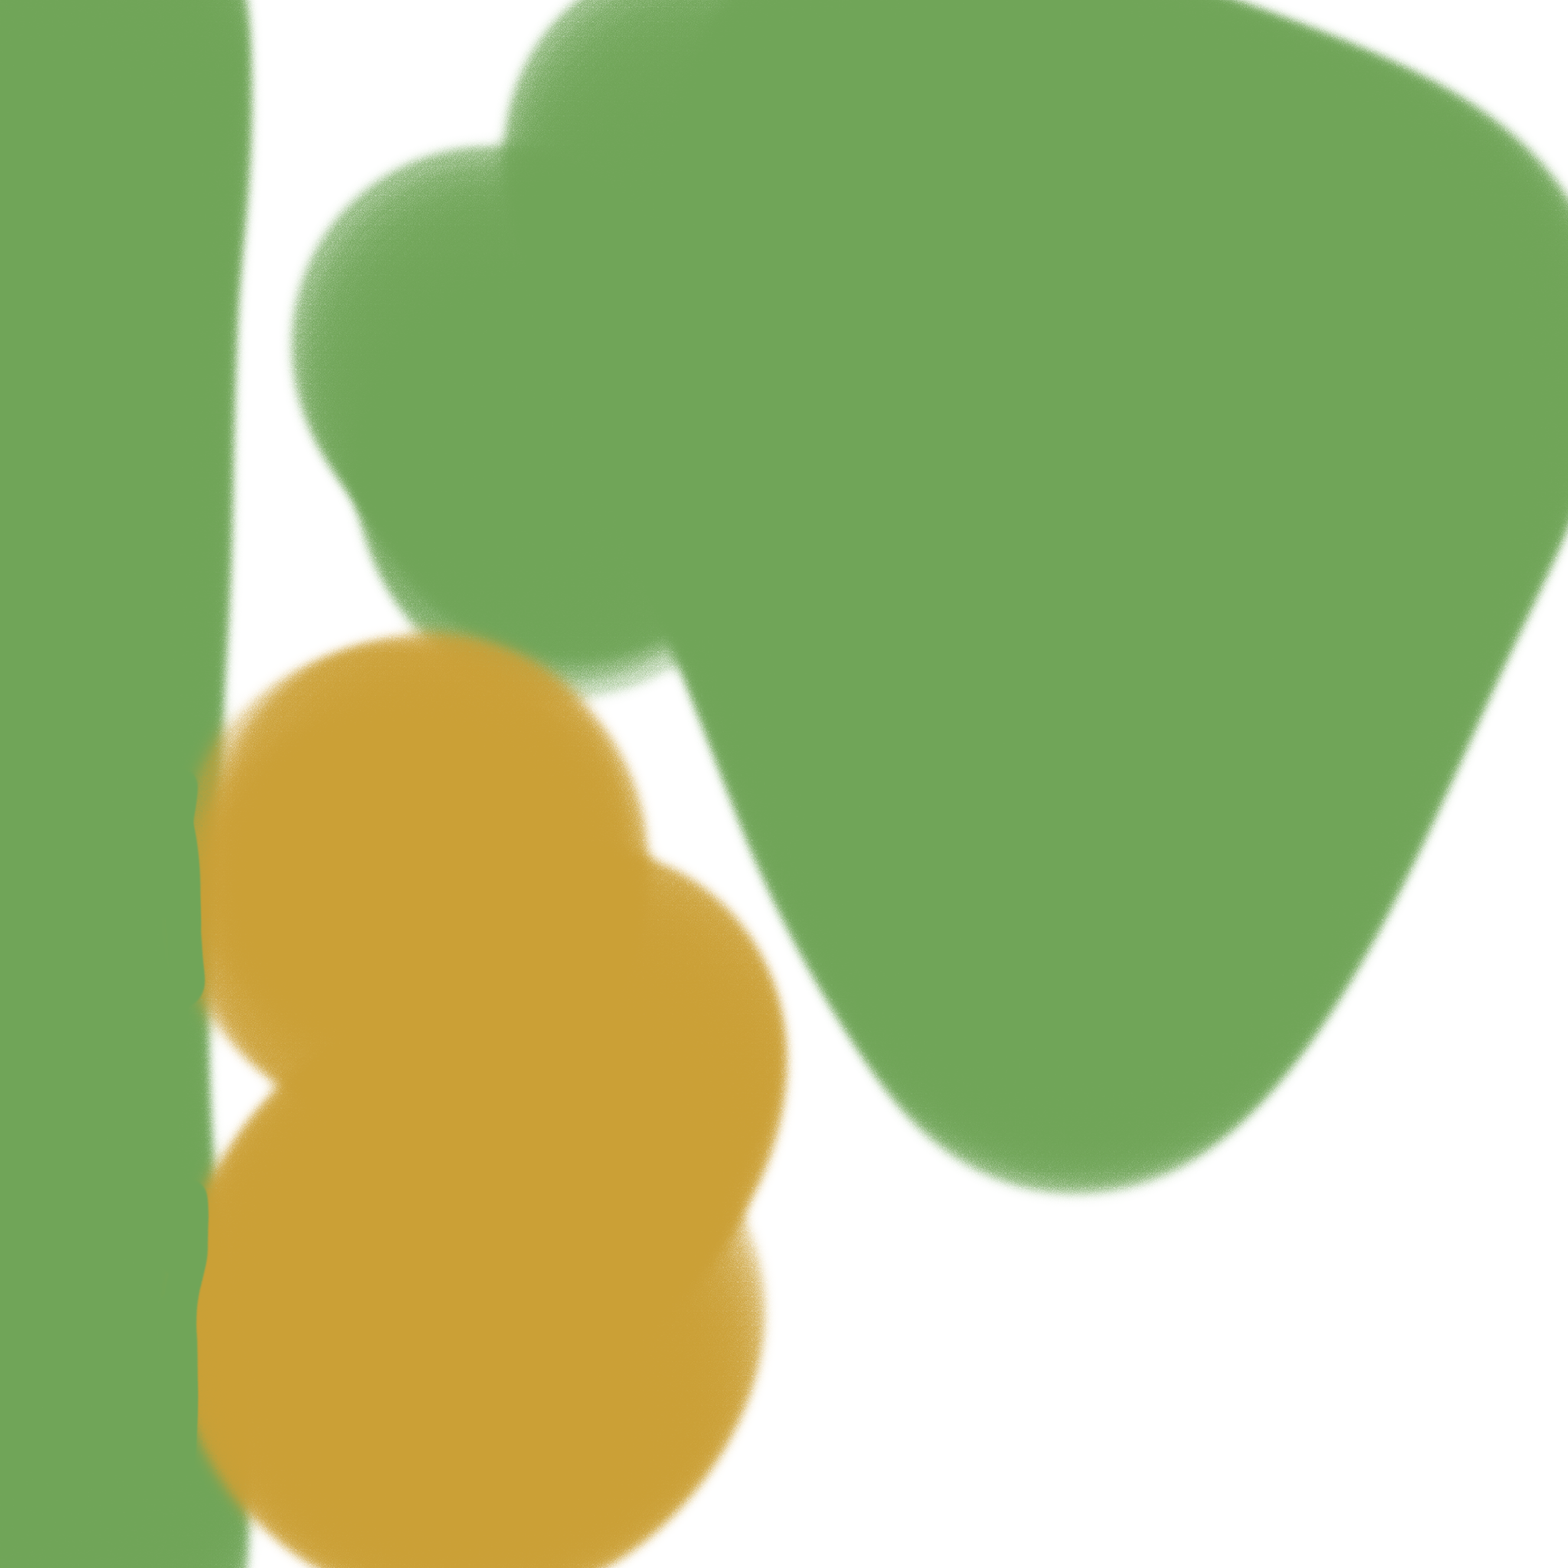
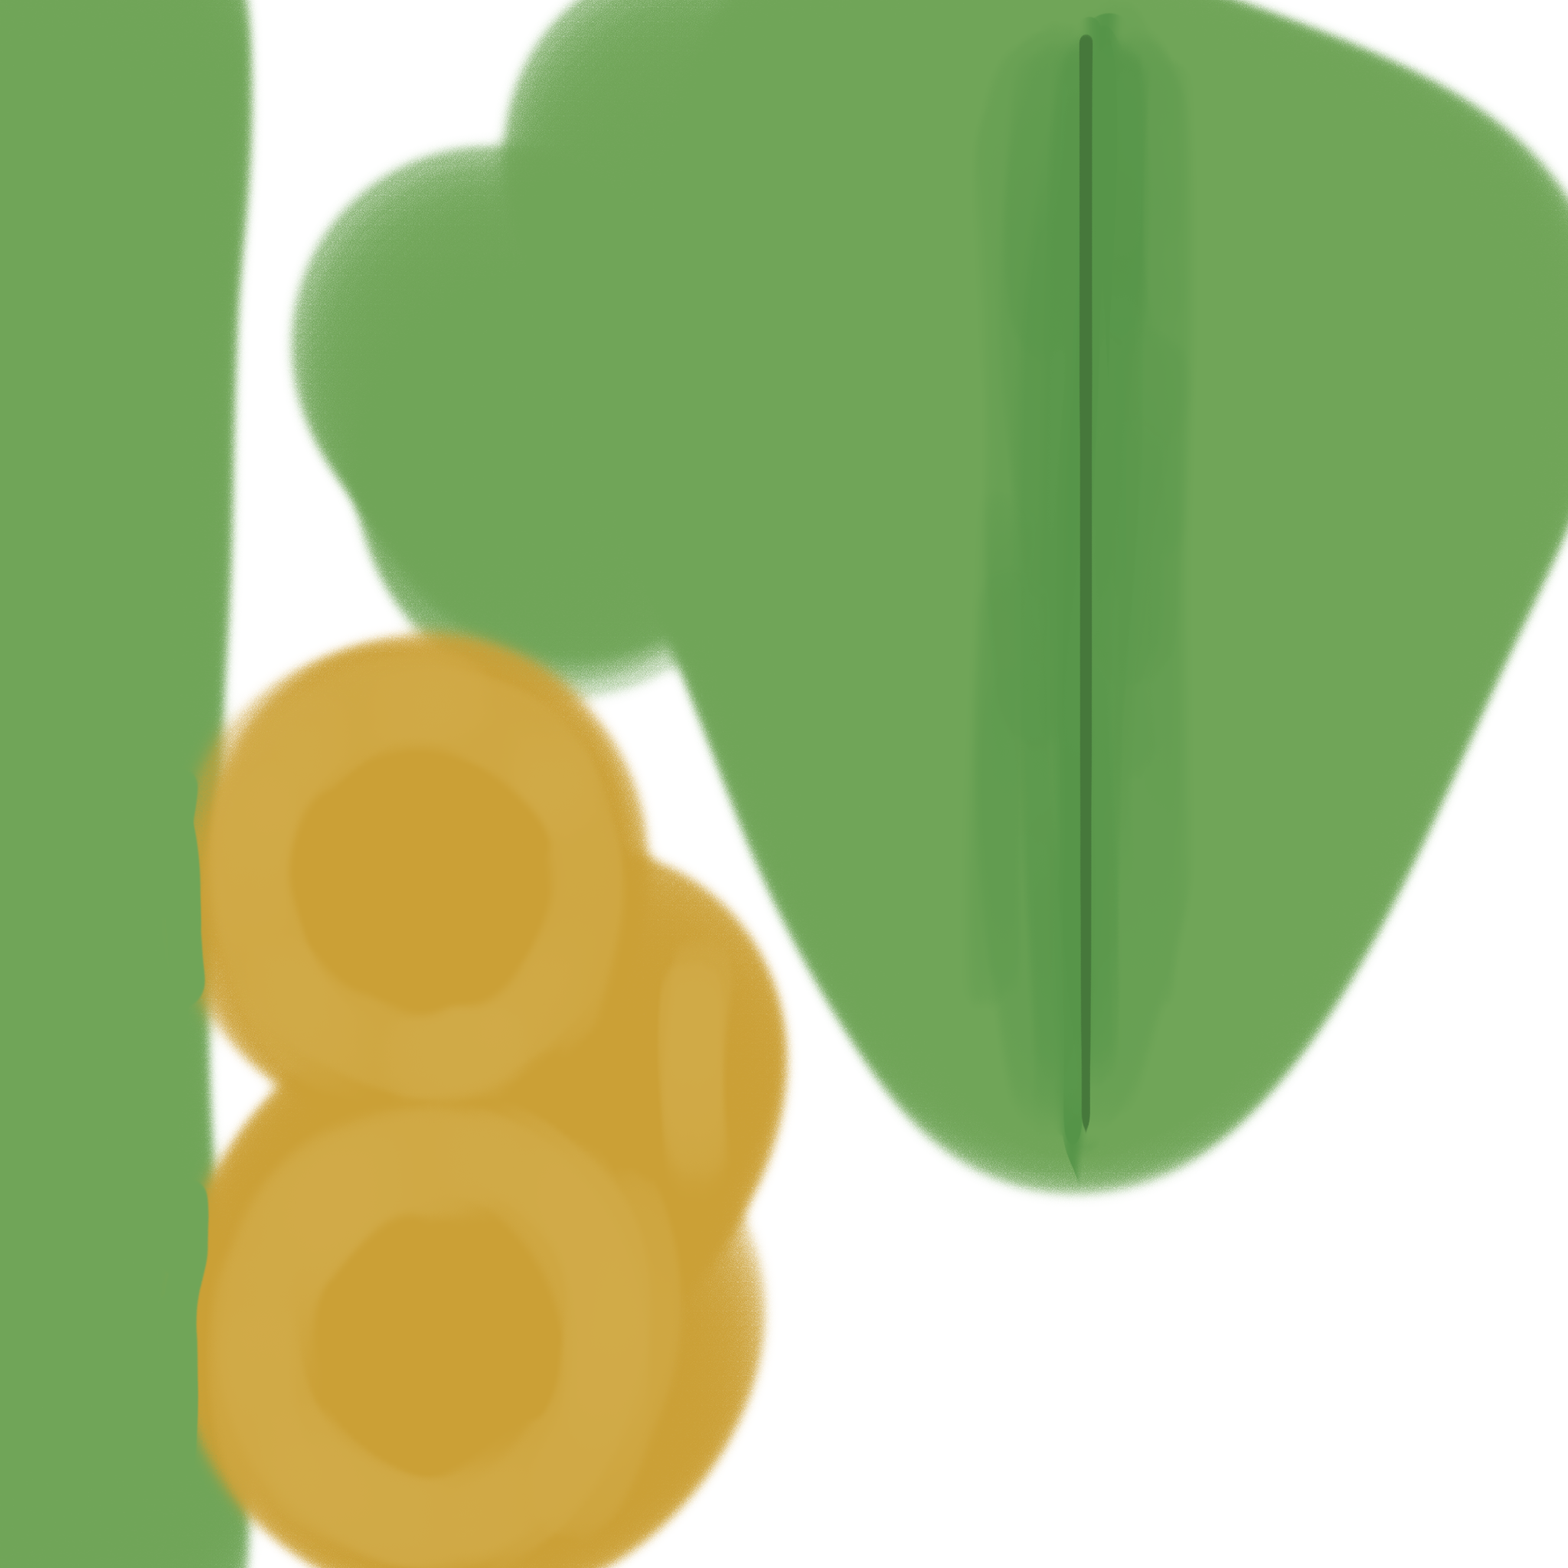
Before/after of a w=1568, h=1568 layered artwork. What changed in the layer stack:
added layer "Layer 2" above "Layer 1" over [202, 4, 1195, 1568]
painted on "Layer 1" over [960, 6, 1195, 1172]